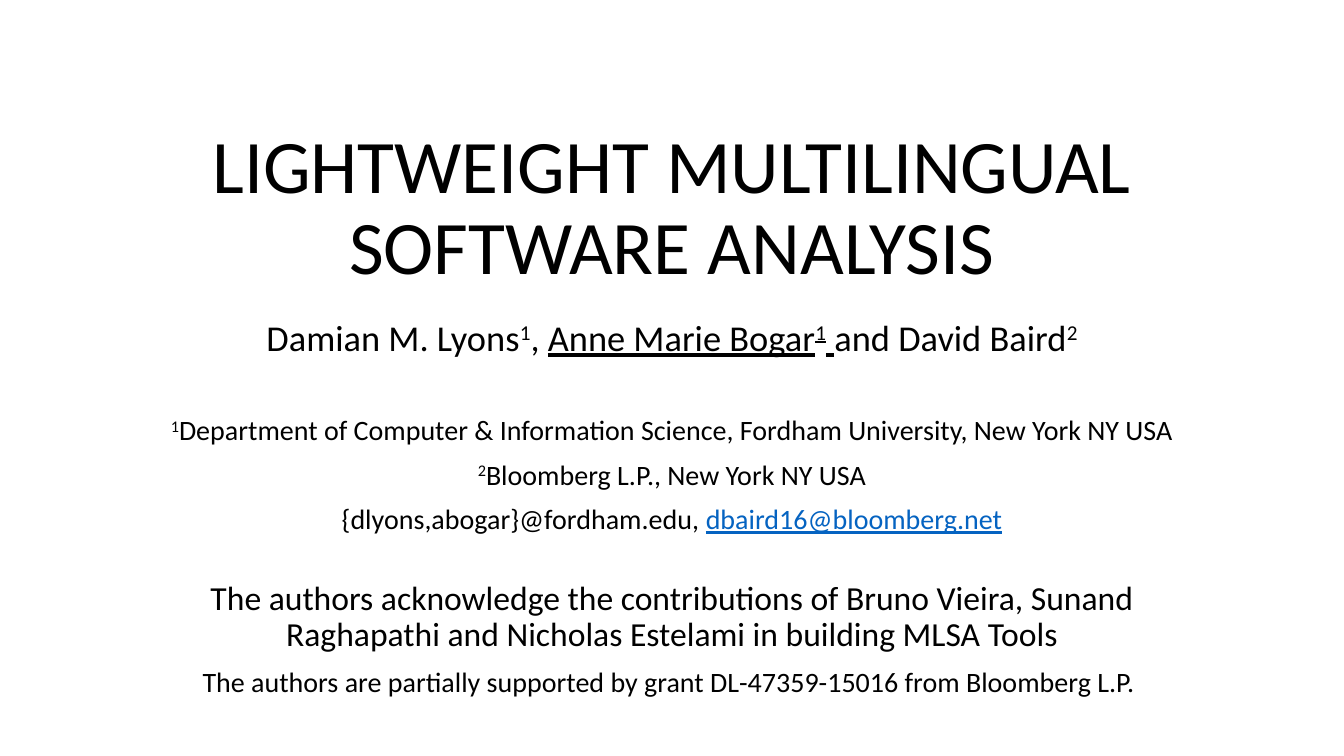
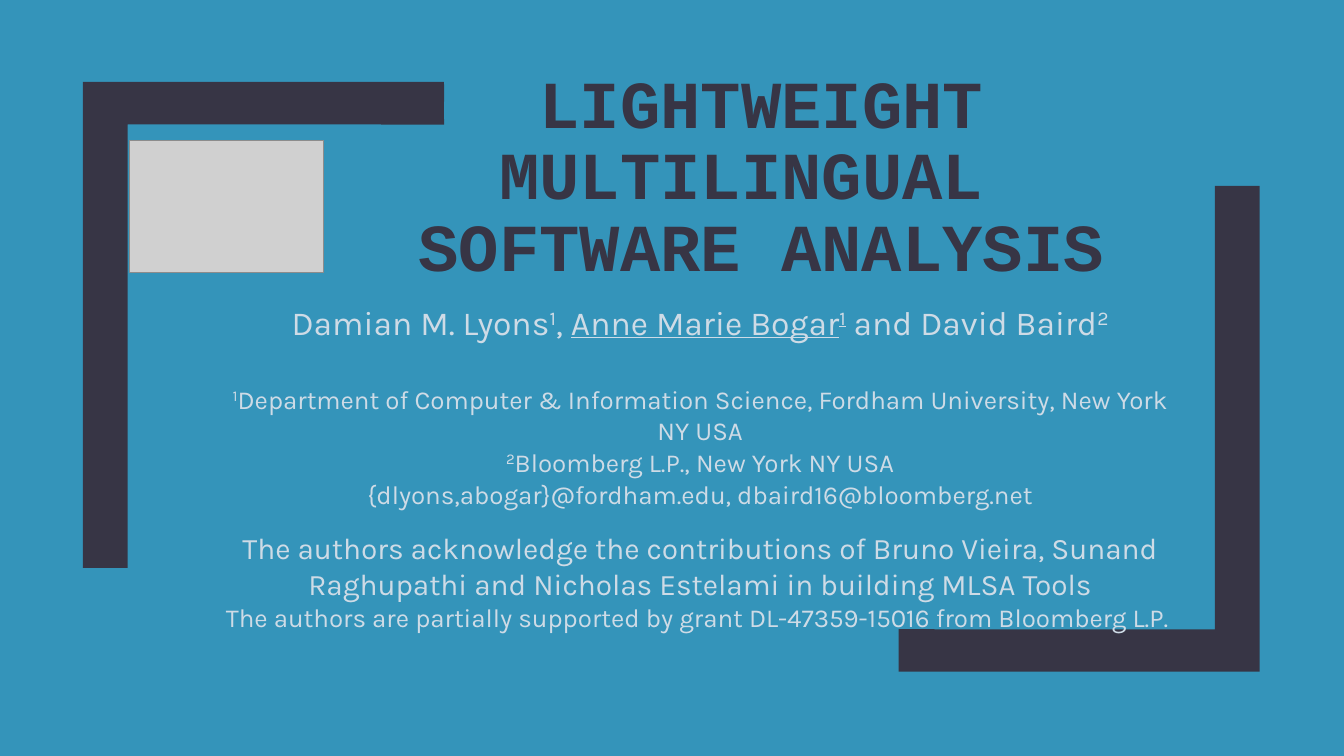
Before and after one commit to MultilingualStaticAnalysis/MLSA, a slide deck: slide 1 of Doc/LBB ICSoft2017 Slides v0.pptx. Drawn at 1344x756 pixels with LibreOffice and Linux fonts; fonts in the diff are those of the drawing; grey boxes stand for pictures. Boxes give left, top, right and bottom in pixels: in the first picture for what was removed or moved away, otherwise in the second. Text is boxed around its words. In the diff, an @@ line names an element or a change of style, - is before the commit and + after.

```diff
--- a/Doc/LBB ICSoft2017 Slides v0.pptx
+++ b/Doc/LBB ICSoft2017 Slides v0.pptx
@@ background #FFFFFF to #3494BA @@
@@ freeform shape added at [83, 82, 444, 568], fill #373545 @@
@@ title "LIGHTWEIGHT MULTILINGUAL SOFTWARE ANALYSIS": place and size @@
-title "LIGHTWEIGHT MULTILINGUAL SOFTWARE ANALYSIS" at [212, 144, 1130, 275]
+title "LIGHTWEIGHT MULTILINGUAL SOFTWARE ANALYSIS" at [419, 83, 1103, 272]
@@ title "LIGHTWEIGHT MULTILINGUAL SOFTWARE ANALYSIS" at [419, 83, 1103, 272]: size 54 to 48 pt, font Calibri to Courier New, text colour #000000 to #373545, bold on; line spacing 0.9 to 0.89 @@
@@ picture added at [130, 140, 325, 272] @@
@@ freeform shape added at [899, 186, 1260, 671], fill #373545 @@
@@ subtitle "Damian M. Lyons1, Anne Marie ...": place and size @@
-subtitle "Damian M. Lyons1, Anne Marie ..." at [203, 325, 1172, 697]
+subtitle "Damian M. Lyons1, Anne Marie ..." at [226, 312, 1169, 634]
@@ subtitle at [226, 312, 1169, 634]: size 26 to 24.1 pt in "Damian M. Lyons1, Anne Marie Bogar1 and ..."; font Calibri to Karla in "Damian M. Lyons1, Anne Marie Bogar1 and ...", "1Department of Computer & Information Science, Fordham ...", "2Bloomberg L.P., New York NY USA", "{dlyons,abogar}@fordham.edu, dbaird16@bloomberg.net" and 1 more places; text colour #000000 to #CEDBE6 in "Damian M. Lyons1, Anne Marie Bogar1 and ...", "1Department of Computer & Information Science, Fordham ...", "2Bloomberg L.P., New York NY USA", "{dlyons,abogar}@fordham.edu," and 1 more places; size 20 to 18.5 pt in "1Department of Computer & Information Science, Fordham ...", "2Bloomberg L.P., New York NY USA", "{dlyons,abogar}@fordham.edu, dbaird16@bloomberg.net", "The authors are partially supported by grant ..."; text colour #0563C1 to #CEDBE6, underline off in "dbaird16@bloomberg.net"; line spacing 0.9 to 1.02; less space between paragraphs @@
@@ subtitle at [242, 538, 1157, 603]: text changed; size 24 to 21.3 pt; font Calibri to Karla; text colour #000000 to #CEDBE6 @@
-The authors acknowledge the contributions of Bruno Vieira, Sunand Raghapathi and Nicholas Estelami in building MLSA Tools
+The authors acknowledge the contributions of Bruno Vieira, Sunand Raghupathi and Nicholas Estelami in building MLSA Tools
```
Also in this commit, not shown: 15 other slides changed, 6 other files.
